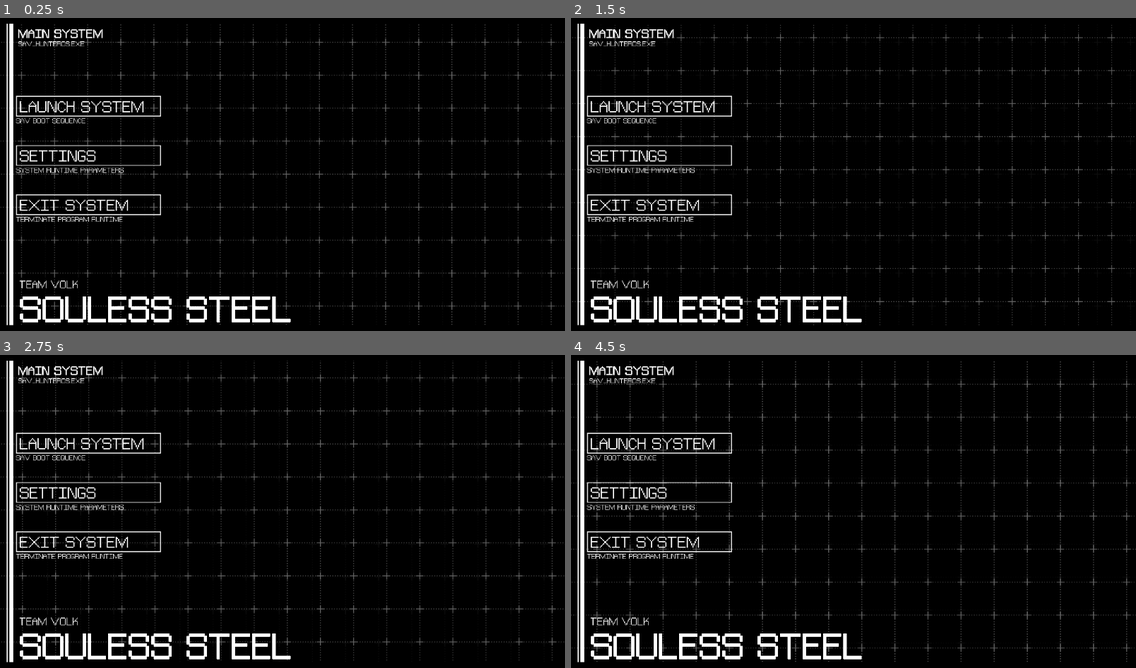
Above: before the commit, frames 1-4 (two rows, left to right).
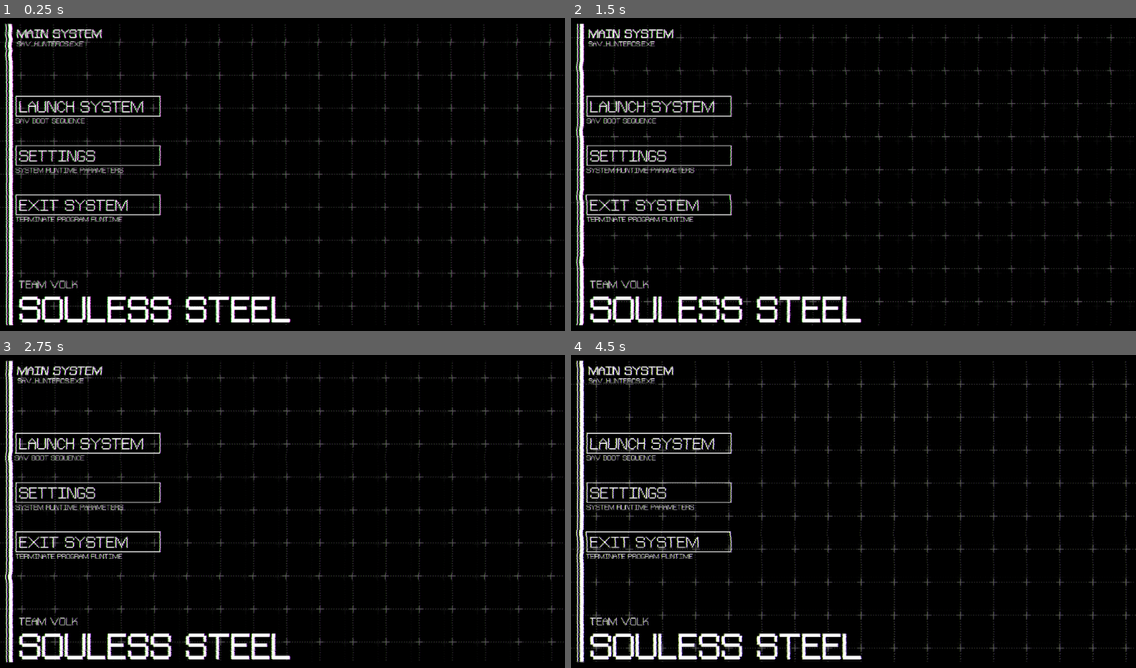
Above: after the commit, the same moments.

Repository: Littlerun-Bastion/Soulless-Steel
Game: Godot game, scene res://Start Menu.tscn
Two runs of this game, one before a commit and one after it. Both use one fixed random seed, a clock stepped at 60 frames per second and the inputs below.
Inputs (mouse positions are in pixels of both pictures, inside the frame that each line leads up to):
- Up to frame 1 (0.25 s): no input
- Up to frame 2 (1.5 s): click (661, 105) at 0.5 s; click (661, 105) at 1.25 s
- Up to frame 3 (2.75 s): tap Enter at 2 s; move the mouse to (406, 486) at 2.02 s; press the mouse at (406, 486) at 2.03 s; hold D (right) from 2.03 s (still down)
- Up to frame 4 (4.5 s): move the mouse to (740, 520) at 2.77 s; release D (right) at 2.78 s; release the mouse at (740, 520) at 2.78 s; hold S (down) 2.78-3.53 s; right-click (740, 520) at 2.85 s; move the mouse to (910, 430) at 3.52 s; hold D (right) 3.53-4.28 s; hold F (honk) 3.53-4.28 s; move the mouse to (825, 570) at 4.27 s; hold W (up) from 4.28 s (still down); tap Ctrl (strafe) at 4.35 s

The runs differ from the first frame. In frame 1, 7.2% of the frame differs, in the area x 0-100%, y 1-99%; in frame 2, 7.2%; in frame 3, 7.0%; in frame 4, 6.7%.

Commit message:
More Main Menu Tweaks

Diff:
--- a/project/Start Menu.tscn
+++ b/project/Start Menu.tscn
@@ -17,6 +17,76 @@
 
 [sub_resource type="Theme" id=1]
 
+[sub_resource type="Shader" id=3]
+code = "shader_type canvas_item;
+
+uniform float barRange : hint_range(0.0, 0.1) = 0.01;
+uniform float barOffsetIntensity : hint_range(0.0, 0.01) = 0.000;
+uniform float noiseQuality : hint_range(1.0, 5000) = 500;
+uniform float noiseIntensity : hint_range(0.0, 0.03) = 0.000;
+uniform float colorOffsetIntensity : hint_range(0.0, 2.0) = 0.175;
+uniform float redMultiplier : hint_range(0.0, 0.01) = 0.006;
+uniform float redIntensity : hint_range(0.0, 1.0) = 1.0;
+uniform float greenMultiplier : hint_range(0.0, 0.01) = 0.0073;
+uniform float greenIntensity : hint_range(0.0, 1.0) = 0.97;
+
+
+float rand(vec2 co)
+{
+    return fract(sin(dot(co.xy ,vec2(12.9898,78.233))) * 43758.5453);
+}
+
+float verticalBar(float pos, float uvY, float offset)
+{
+    float edge0 = (pos - barRange);
+    float edge1 = (pos + barRange);
+
+    float x = smoothstep(edge0, pos, uvY) * offset;
+    x -= smoothstep(pos, edge1, uvY) * offset;
+    return x;
+}
+
+void fragment()
+{
+	float uvX, uvY;
+	uvX = UV.x;
+	uvY = UV.y;
+    for (float i = 0.0; i < 0.71; i += 0.1313)
+    {
+        float d = mod(TIME * i, 1.7);
+        float o = sin(1.0 - tan(TIME * 0.24 * i));
+    	o *= barOffsetIntensity;
+        uvX += verticalBar(d, uvY, o);
+    }
+
+    uvY *= noiseQuality;
+    uvY = float(int(uvY)) * (1.0 / noiseQuality);
+    float noise = rand(vec2(TIME * 0.00001, uvY));
+	uvX += (noise * noiseIntensity)/15.0;
+
+    vec2 offsetR = vec2(redMultiplier * sin(TIME * redIntensity), 0.0) * colorOffsetIntensity;
+    vec2 offsetG = vec2(greenMultiplier * cos(TIME * greenIntensity), 0.0) * colorOffsetIntensity;
+
+	vec2 uv = vec2(uvX, 1.0-uvY);
+    float r = texture(SCREEN_TEXTURE, uv + offsetR).r;
+    float g = texture(SCREEN_TEXTURE, uv + offsetG).g;
+    float b = texture(SCREEN_TEXTURE, uv).b;
+
+    COLOR = vec4(r, g, b, 1.0);
+}"
+
+[sub_resource type="ShaderMaterial" id=8]
+shader = SubResource( 3 )
+shader_param/barRange = 0.022
+shader_param/barOffsetIntensity = 0.002
+shader_param/noiseQuality = 2410.59
+shader_param/noiseIntensity = 0.015
+shader_param/colorOffsetIntensity = 0.373
+shader_param/redMultiplier = 0.002
+shader_param/redIntensity = 0.133
+shader_param/greenMultiplier = 0.002
+shader_param/greenIntensity = 0.13
+
 [sub_resource type="DynamicFont" id=4]
 size = 60
 font_data = ExtResource( 8 )
@@ -80,6 +150,17 @@
 margin_bottom = 3278.3
 texture = ExtResource( 10 )
 
+[node name="ShaderEffects" type="CanvasLayer" parent="."]
+layer = 2
+
+[node name="Tween" type="Tween" parent="ShaderEffects"]
+
+[node name="VCREffect" type="ColorRect" parent="ShaderEffects"]
+material = SubResource( 8 )
+anchor_right = 1.0
+anchor_bottom = 1.0
+mouse_filter = 2
+
 [node name="MarginContainer2" type="MarginContainer" parent="."]
 anchor_top = 1.0
 anchor_bottom = 1.0
@@ -198,6 +279,7 @@
 margin_right = 812.0
 margin_bottom = 1552.0
 rect_scale = Vector2( 0.36, 0.36 )
+mouse_filter = 2
 size_flags_horizontal = 3
 size_flags_vertical = 3
 custom_constants/separation = 0
Not shown: 3 places in project/Start Menu.tscn that only renumber resources
Binary file changed: project/assets/images/ui/menu/exit_button_highlight.png
Binary file changed: project/assets/images/ui/menu/play_button_highlight.png
Binary file changed: project/assets/images/ui/menu/settings_button_highlight.png
Not shown: 2 places in project/game/arena/Arena.tscn that only renumber resources
